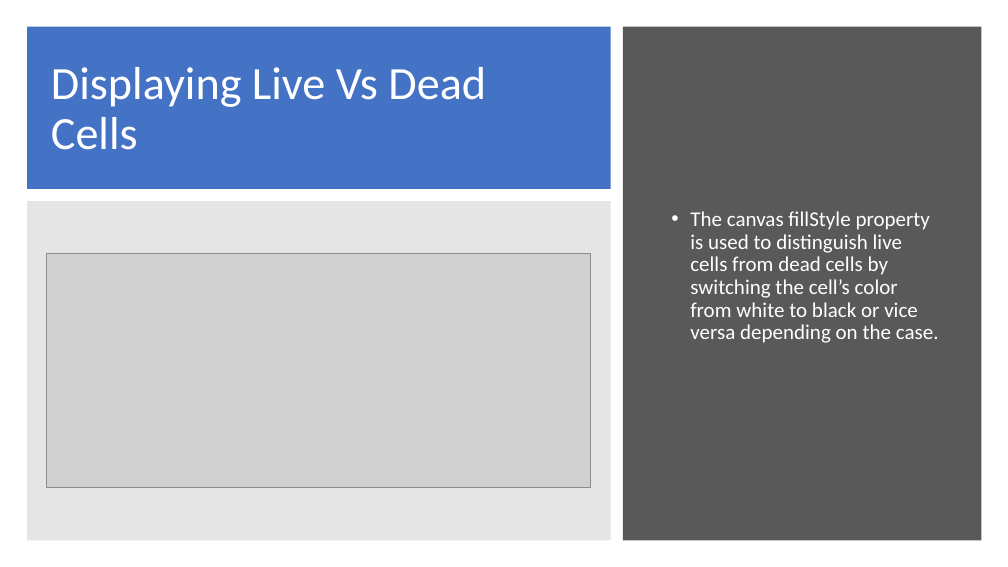
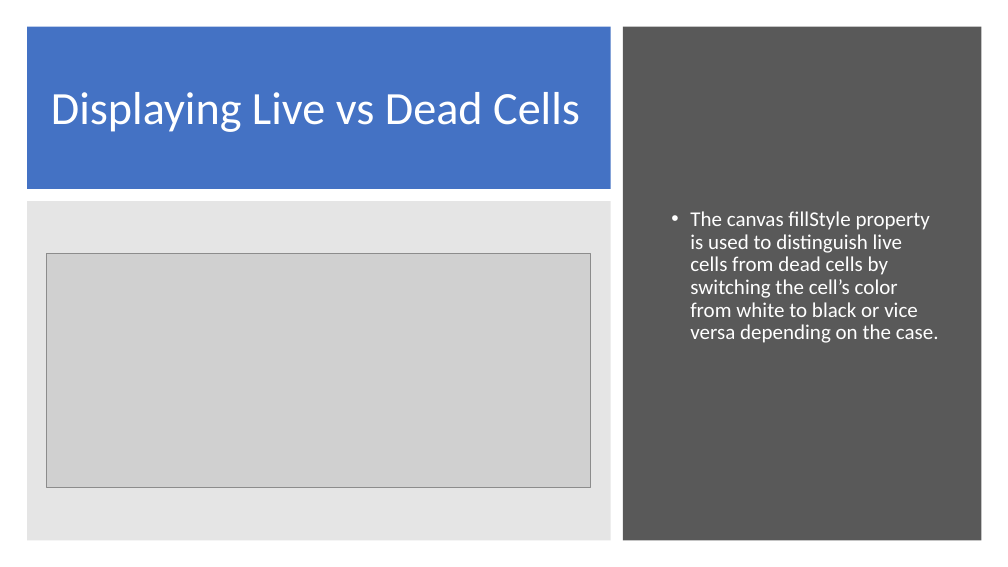
Before and after one commit to WebProgrammingTeam3/Project3, a slide deck: slide 7 of Project3.pptx (slide 6 before the commit). Drawn at 1008x567 pixels with LibreOffice and Linux fonts; fonts in the diff are those of the drawing; grey boxes stand for pictures. Boxes give left, top, right and bottom in pixels: in the first picture for what was removed or moved away, otherwise in the second. Text is boxed around its words. In the diff, an @@ line names an element or a change of style, - is before the commit and + after.

```diff
--- a/Project3.pptx
+++ b/Project3.pptx
@@ title at (51, 92, 580, 132): text changed @@
-Displaying Live Vs Dead Cells
+Displaying Live vs Dead Cells
```
Also in this commit, not shown: 3 other slides changed, 5 slides added, 2 slides removed.
